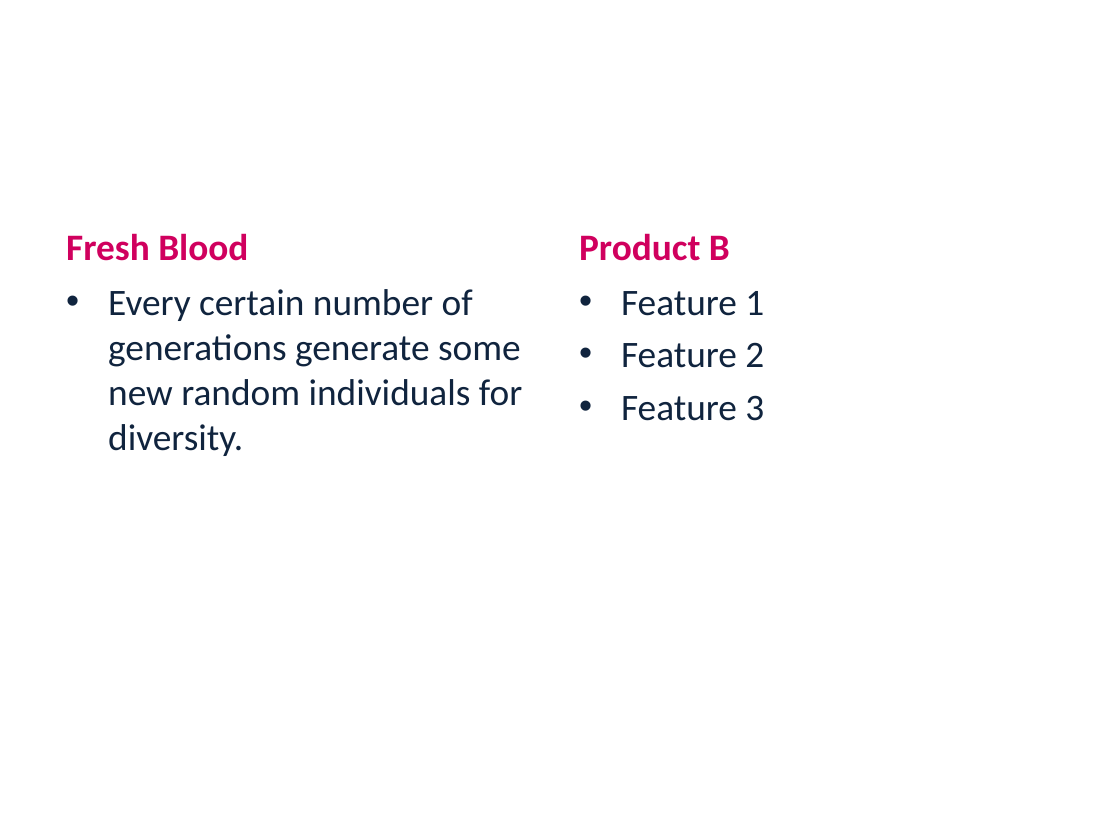
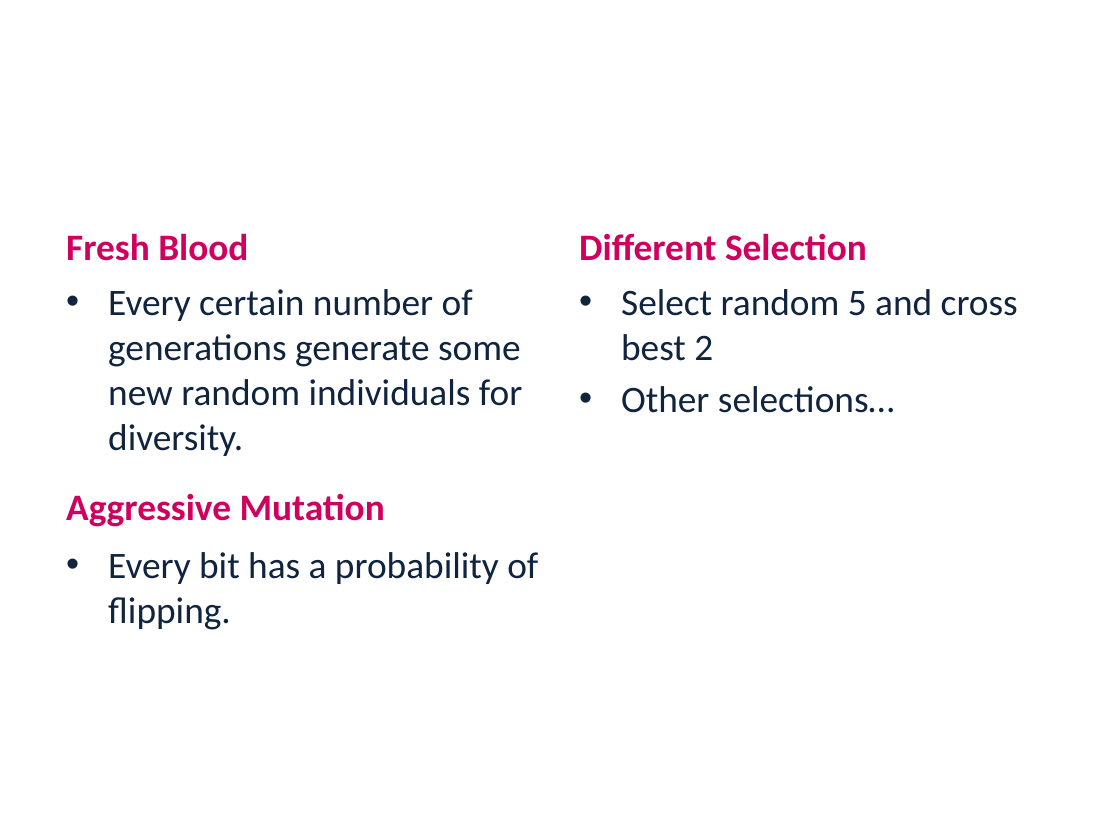
Before and after one commit to LironAvr/EvolutionaryLightsUp, a slide deck: slide 16 of presentation.pptx (slide 17 before the commit). Drawn at 1120x840 pixels with LibreOffice and Linux fonts; fonts in the diff are those of the drawing; background and template pictures are left out. Boxes give left, top, right and bottom in pixels: in the first picture for what was removed or moved away, otherwise in the second. Text is boxed around its words. In the diff, an @@ line names an element or a change of style, - is before the commit and + after.

```diff
--- a/presentation.pptx
+++ b/presentation.pptx
@@ text at box(579, 233, 867, 261): text changed @@
-Product B
+Different Selection
@@ text at box(621, 289, 1018, 413): text changed @@
-• Feature 1
-• Feature 2
-• Feature 3
+• Select random 5 and cross best 2
+• Other selections…
@@ text added at box(66, 493, 385, 527), 24 pt, text #D0005E, bold @@
+Aggressive Mutation
@@ text added at box(108, 552, 538, 630), 24 pt, text #0F243E @@
+• Every bit has a probability of flipping.
```
Also in this commit, not shown: 3 other slides changed, 1 slide removed, 12 other files.
